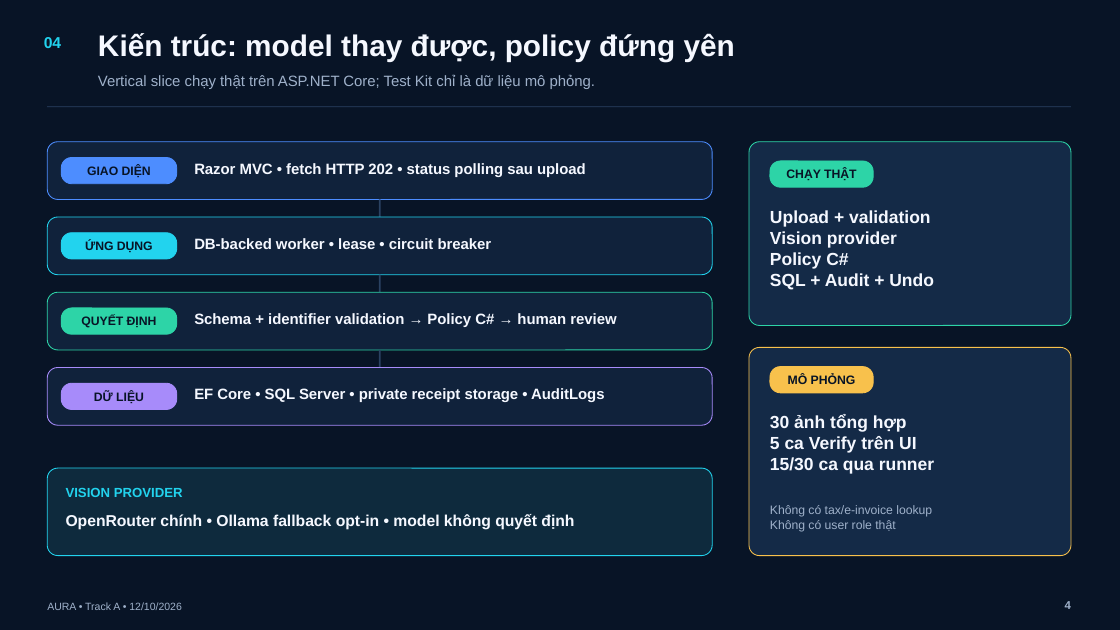
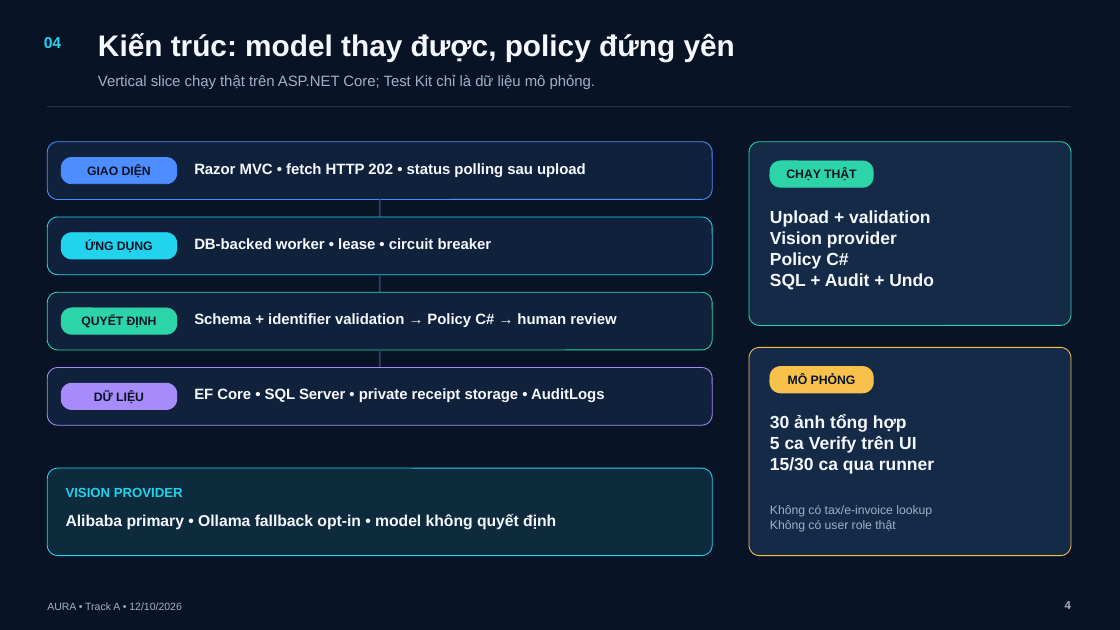
Before and after one commit to BondPhuPhamzZ/AURA, a slide deck: slide 4 of AURA/submission/AURA_5_SLIDES.pptx. Drawn at 1120x630 pixels with LibreOffice and Linux fonts; fonts in the diff are those of the drawing. Boxes give left, top, right and bottom in pixels: in the first picture for what was removed or moved away, otherwise in the second. Text is boxed around its words. In the diff, an @@ line names an element or a change of style, - is before the commit and + after.

```diff
--- a/AURA/submission/AURA_5_SLIDES.pptx
+++ b/AURA/submission/AURA_5_SLIDES.pptx
@@ text at box(66, 514, 556, 530): text changed @@
-OpenRouter chính • Ollama fallback opt-in • model không quyết định
+Alibaba primary • Ollama fallback opt-in • model không quyết định
```
Also in this commit, not shown: 2 other slides changed, 22 other files.
